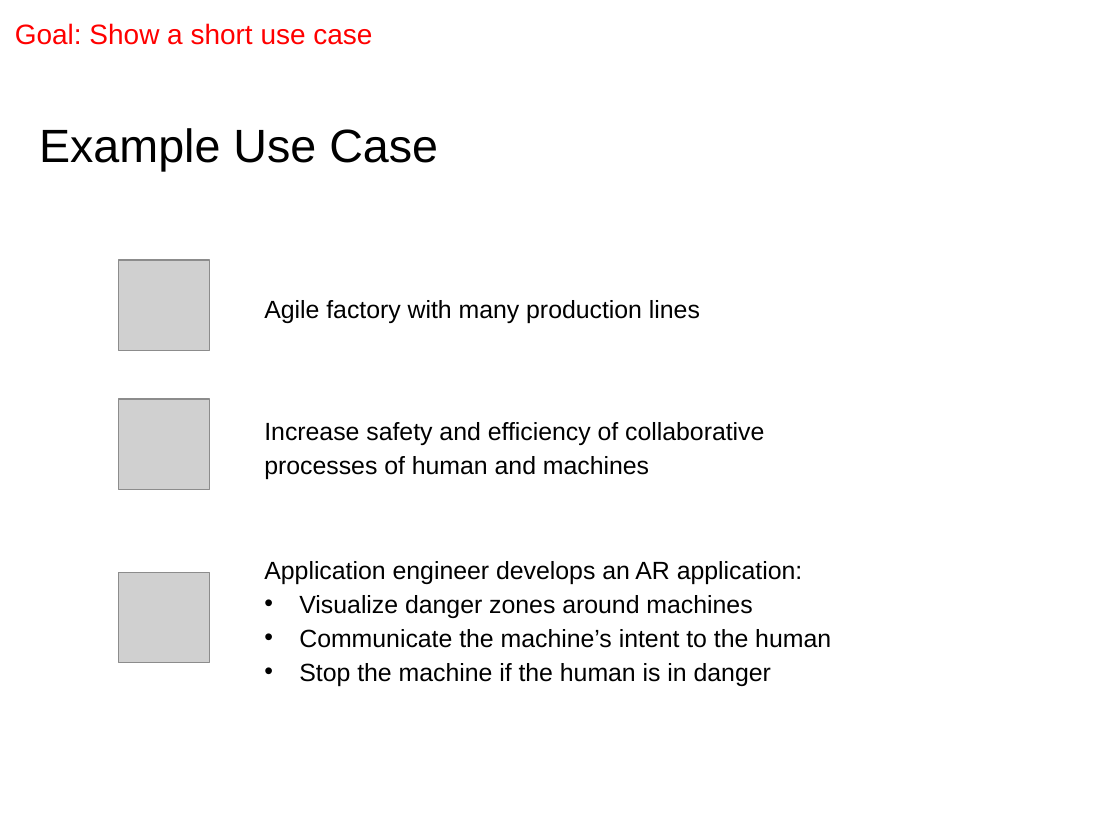
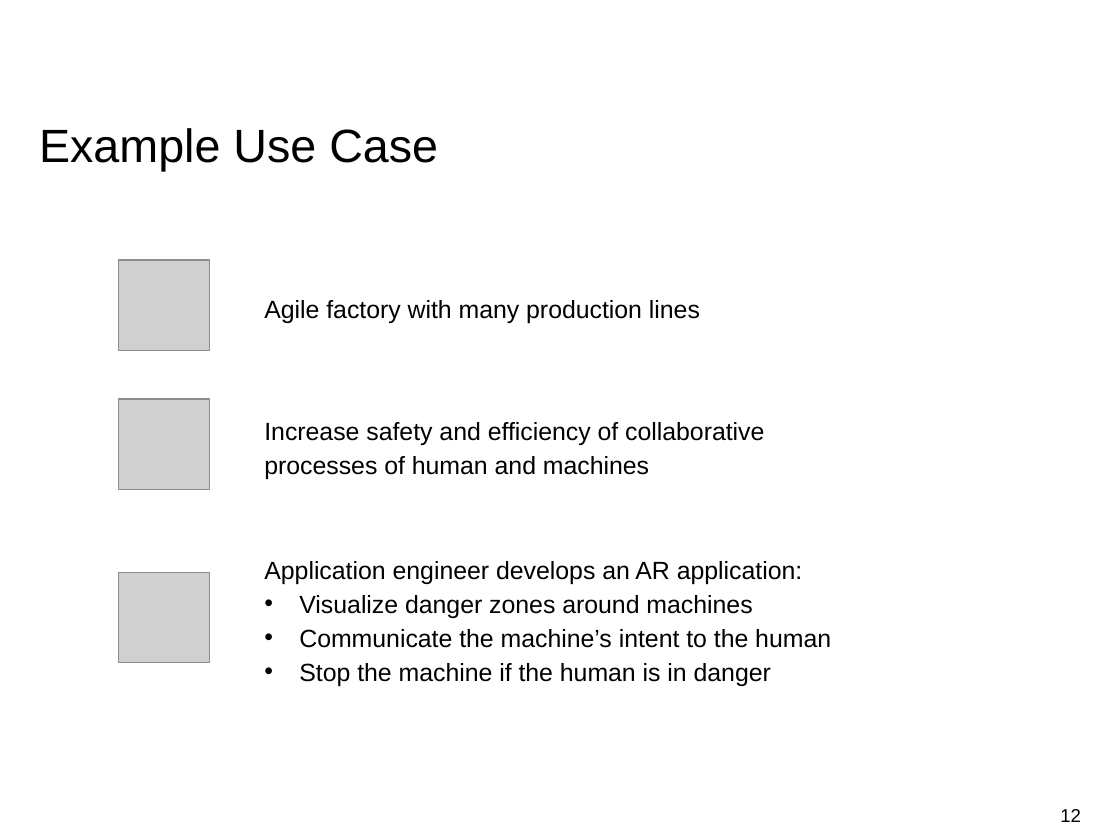
Before and after one commit to EricVoll/PARRHI, a slide deck: slide 12 of 05_Presentation/PARRHIPresentationv2.pptx (slide 11 before the commit). Drawn at 1120x840 pixels with LibreOffice and Linux fonts; fonts in the diff are those of the drawing; grey boxes stand for pictures; background and template pictures are left out. Boxes give left, top, right and bottom in pixels: in the first picture for what was removed or moved away, otherwise in the second. Text is boxed around its words. In the diff, an @@ line names an element or a change of style, - is before the commit and + after.

```diff
--- a/05_Presentation/PARRHIPresentationv2.pptx
+++ b/05_Presentation/PARRHIPresentationv2.pptx
@@ text removed at [15, 23, 372, 45] @@
-Goal: Show a short use case
@@ page number added at [1060, 809, 1081, 822], 12 pt, text #000000 @@
+12
```
Also in this commit, not shown: 25 other slides changed, 1 slide added, 13 other files.
